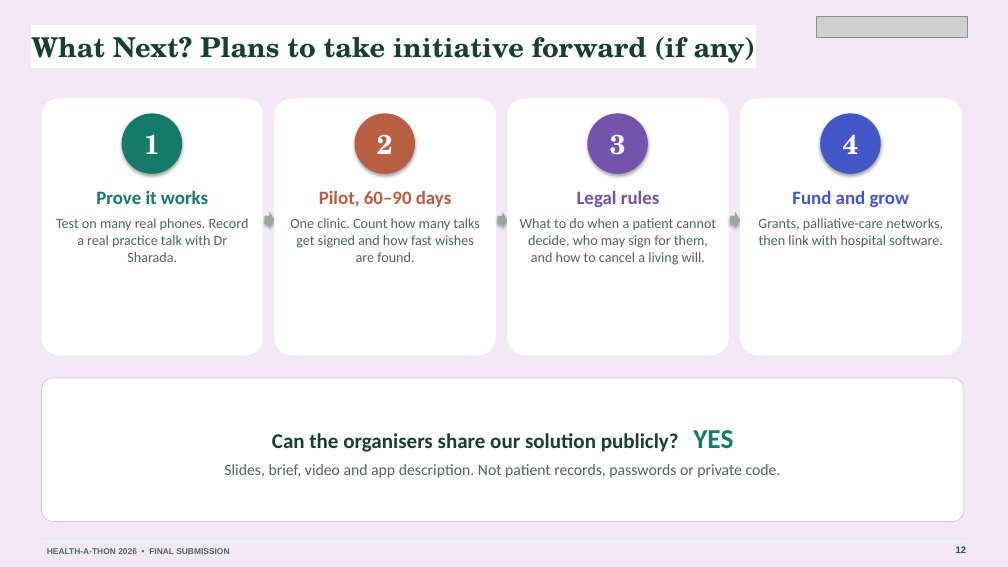
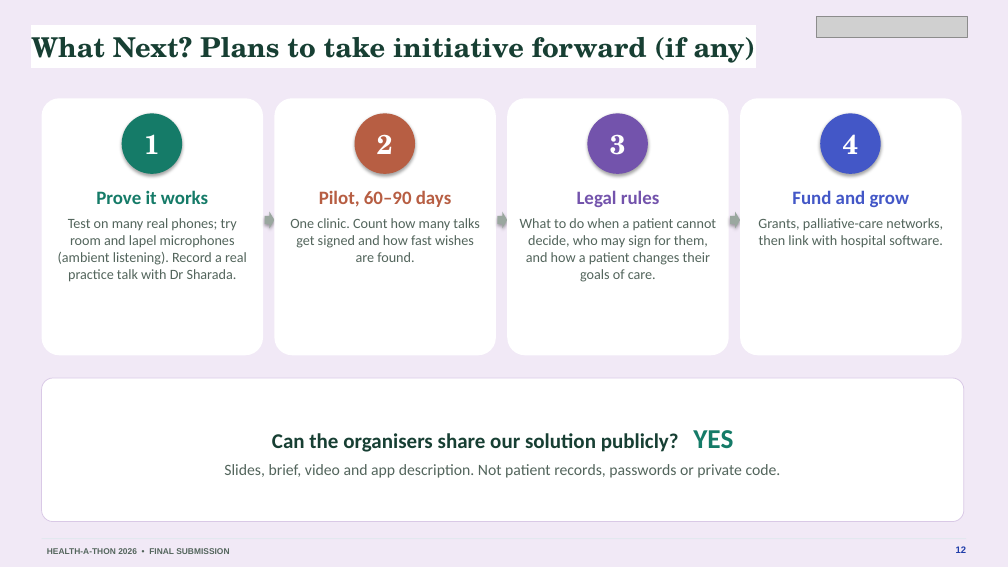
Before and after one commit to basithladdu/healthathon, a slide deck: slide 12 of output/final-submission/Sahara-Final-Presentation.pptx. Drawn at 1008x567 pixels with LibreOffice and Linux fonts; fonts in the diff are those of the drawing; grey boxes stand for pictures. Boxes give left, top, right and bottom in pixels: in the first picture for what was removed or moved away, otherwise in the second. Text is boxed around its words. In the diff, an @@ line names an element or a change of style, - is before the commit and + after.

```diff
--- a/output/final-submission/Sahara-Final-Presentation.pptx
+++ b/output/final-submission/Sahara-Final-Presentation.pptx
@@ text at box(58, 218, 247, 282): text changed @@
-Test on many real phones. Record a real practice talk with Dr Sharada.
+Test on many real phones; try room and lapel microphones (ambient listening). Record a real practice talk with Dr Sharada.
@@ text at box(520, 218, 717, 282): text changed @@
-What to do when a patient cannot decide, who may sign for them, and how to cancel a living will.
+What to do when a patient cannot decide, who may sign for them, and how a patient changes their goals of care.
```
Also in this commit, not shown: 10 other slides changed, 11 other files.
